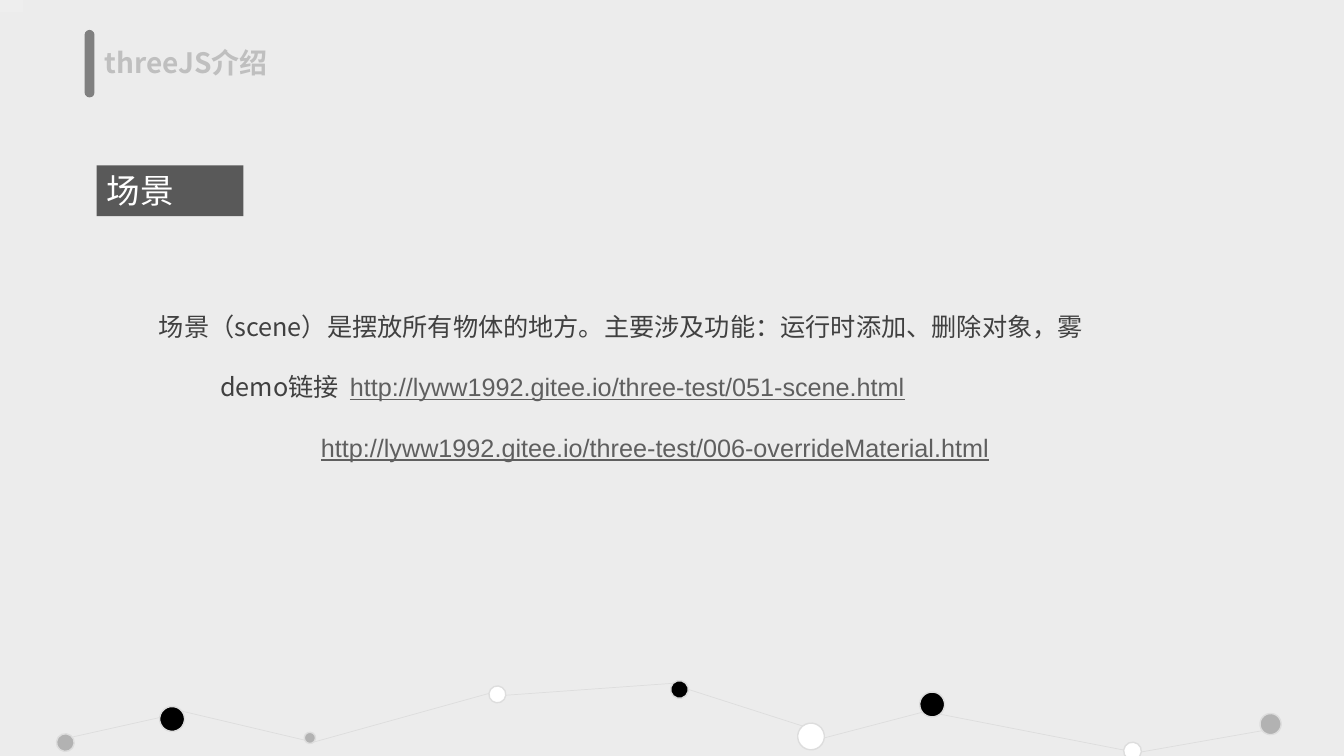
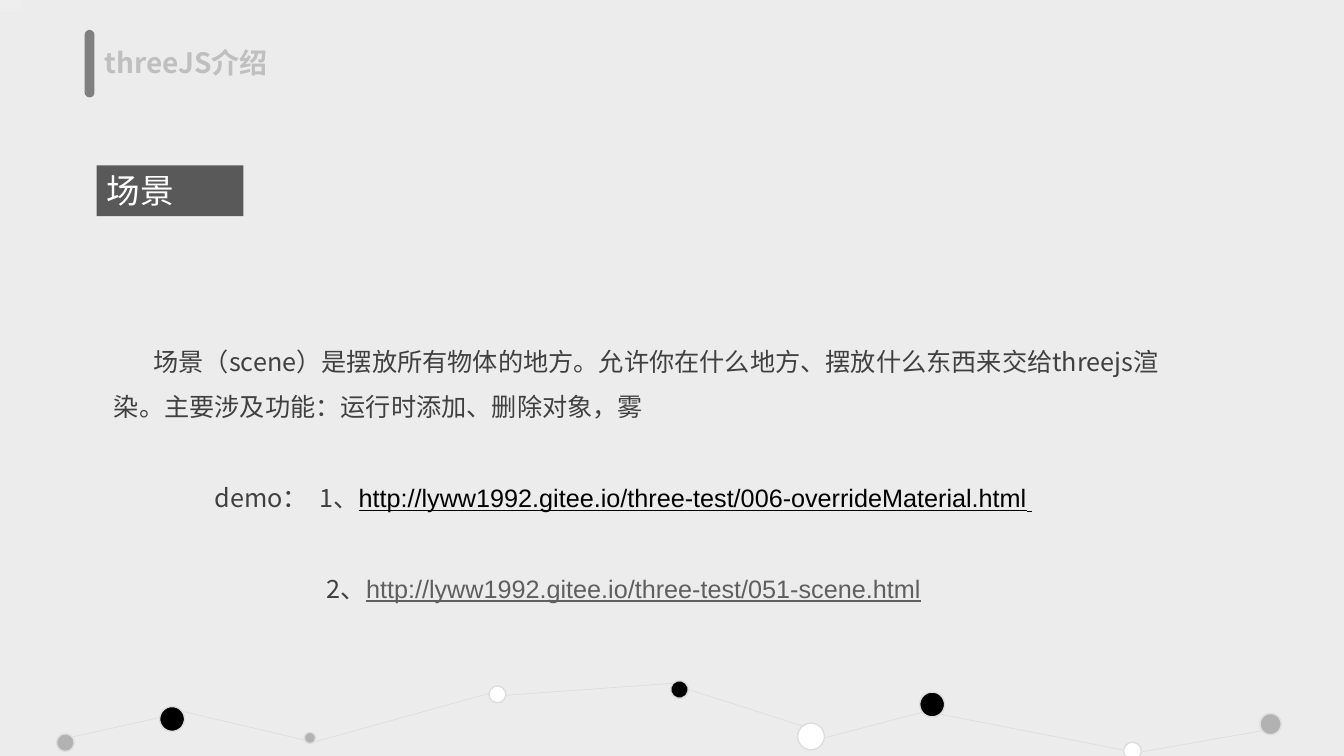
Before and after one commit to tanshaobo/threejs-test, a slide deck: slide 8 of threeJS.pptx. Drawn at 1344x756 pixels with LibreOffice and Linux fonts; fonts in the diff are those of the drawing. Boxes give left, top, right and bottom in pixels: in the first picture for what was removed or moved away, otherwise in the second. Text is boxed around its words. In the diff, an @@ line names an element or a change of style, - is before the commit and + after.

```diff
--- a/threeJS.pptx
+++ b/threeJS.pptx
@@ text at <box>114,349,1159,603</box>: text changed; text colour #5F5F5F to #404040 @@
-场景（scene）是摆放所有物体的地方。主要涉及功能：运行时添加、删除对象，雾
-demo链接 http://lyww1992.gitee.io/three-test/051-scene.html
-http://lyww1992.gitee.io/three-test/006-overrideMaterial.html
+场景（scene）是摆放所有物体的地方。允许你在什么地方、摆放什么东西来交给threejs渲染。主要涉及功能：运行时添加、删除对象，雾
+demo： 1、http://lyww1992.gitee.io/three-test/006-overrideMaterial.html
+2、http://lyww1992.gitee.io/three-test/051-scene.html
```
Also in this commit, not shown: 7 other slides changed, 4 other files.
